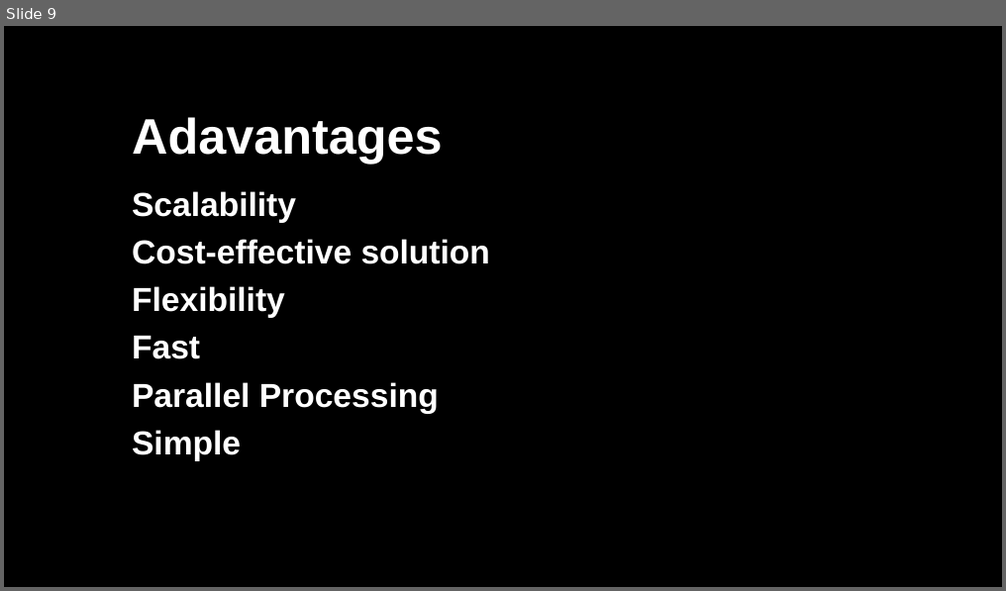
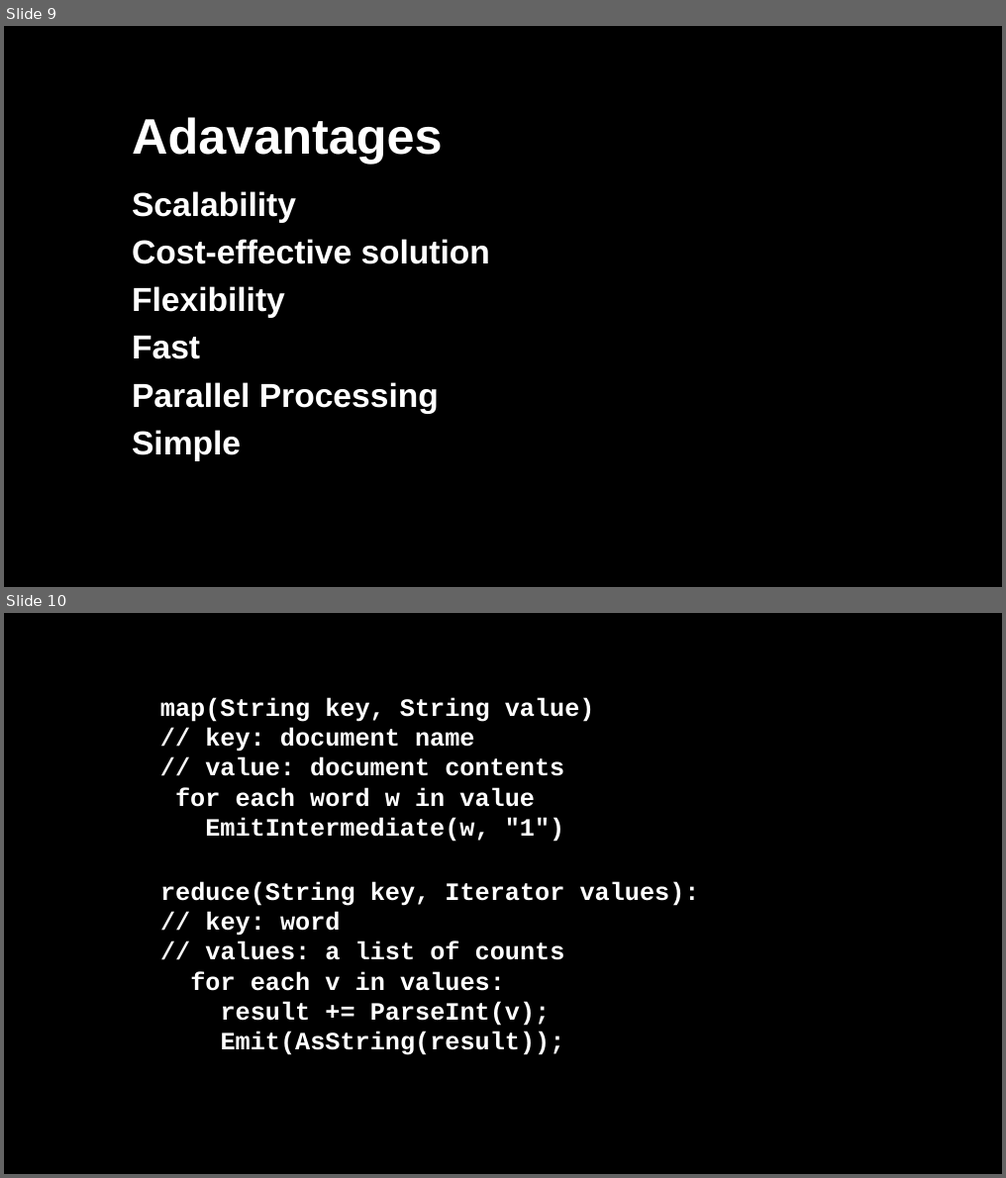
Before and after one commit to kisan101/presentation-on-MapReduce, a slide deck: map_reduce.pptx. Shown one above the other, each under a label of ours: slide 9 before the commit, slides 9 and 10 after it. The pictures are 1006x591 and 1006x1178 pixels, drawn with LibreOffice and Linux fonts; fonts in the diff are those of the drawing. Boxes give left, top, right and bottom in pixels: in the first picture for what was removed or moved away, otherwise in the second. Text is boxed around its words. In the diff, an @@ line names an element or a change of style, - is before the commit and + after.

```diff
--- a/map_reduce.pptx
+++ b/map_reduce.pptx
@@ slide 10 added at [4, 613, 1002, 1174], background #000000 @@
@@ text added at [160, 697, 595, 842], 24 pt, text #FFFFFF, bold @@
+map(String key, String value)
+// key: document name
+// value: document contents
+for each word w in value
+EmitIntermediate(w, "1")
@@ text added at [160, 881, 700, 1056], 24 pt, text #FFFFFF, bold @@
+reduce(String key, Iterator values):
+// key: word
+// values: a list of counts
+for each v in values:
+result += ParseInt(v);
+Emit(AsString(result));
```
Also in this commit, not shown: 1 other slide added, 1 slide removed, 5 other files.
